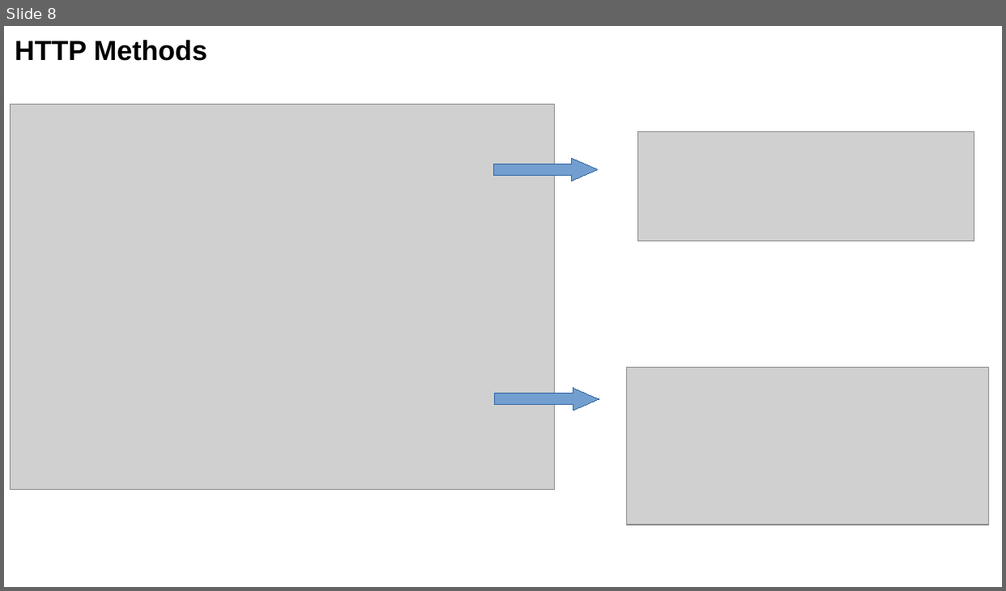
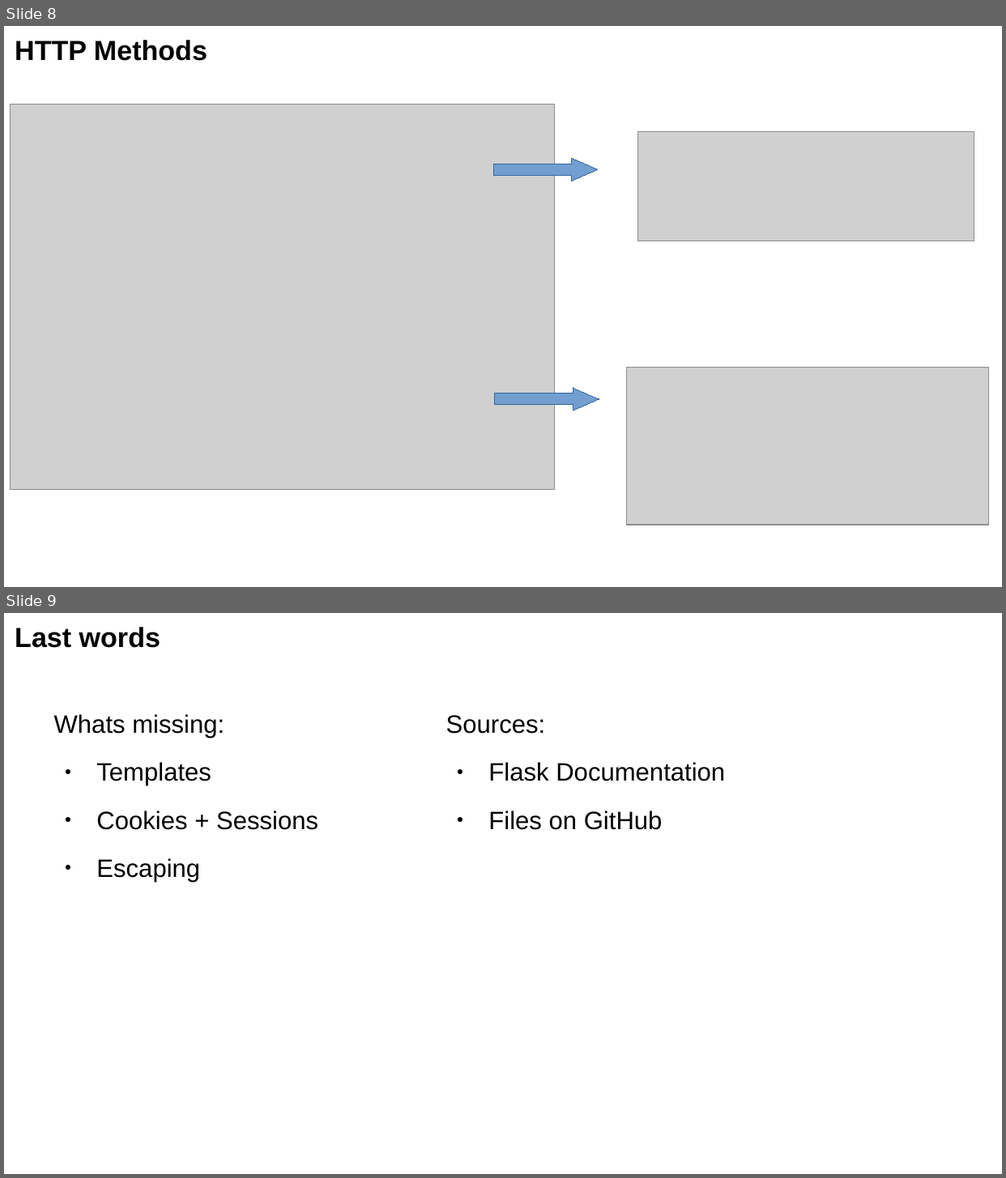
Before and after one commit to ben165/webtree, a slide deck: flask_presi/presi.odp. Shown one above the other, each under a label of ours: slide 8 before the commit, slides 8 and 9 after it. The pictures are 1006x591 and 1006x1178 pixels, drawn with LibreOffice and Linux fonts; fonts in the diff are those of the drawing; grey boxes stand for pictures. Boxes give left, top, right and bottom in pixels: in the first picture for what was removed or moved away, otherwise in the second. Text is boxed around its words. In the diff, an @@ line names an element or a change of style, - is before the commit and + after.

```diff
--- a/flask_presi/presi.odp
+++ b/flask_presi/presi.odp
@@ slide 9 added at (4,613,1002,1174), background #FFFFFF @@
@@ title added at (15,627,160,648), 22 pt, text #000000, bold @@
+Last words
@@ text added at (54,714,318,882), 20 pt, text #000000 @@
+Whats missing:
+● Templates
+● Cookies + Sessions
+● Escaping
@@ text added at (446,715,725,830), 20 pt, text #000000 @@
+Sources:
+● Flask Documentation
+● Files on GitHub
```
Also in this commit, not shown: 1 slide changed, 1 other file.
